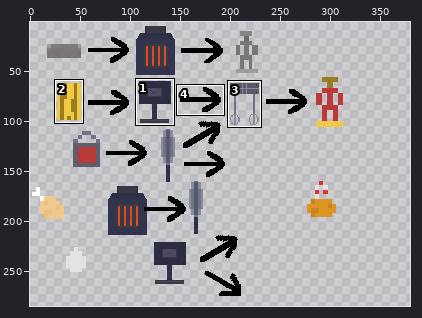
Edited in one commit: sprite sheet (android/assets/instructions.png). The picture above shows the old version from afar; the outline marks the close-up.
Close-up. Before the commit:
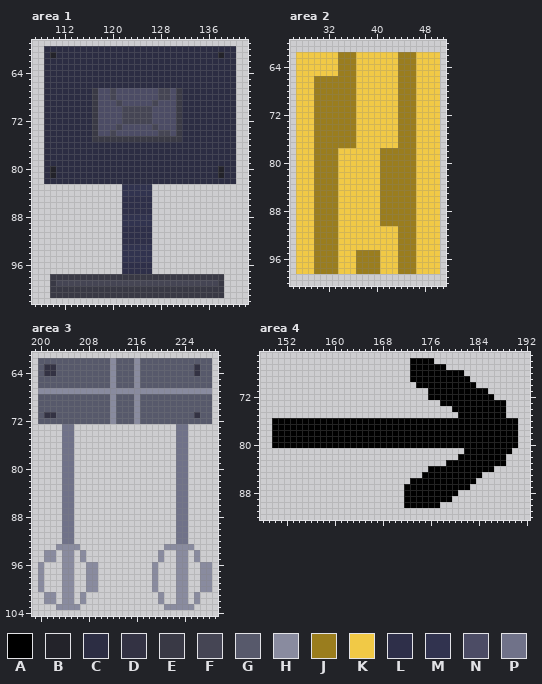
The file is 384x288 pixels. Colours within 5 levels of each other are drawn and written as one. Shown: area 1: x 107..142, y 59..102; area 2: x 26..51, y 60..100; area 3: x 199..229, y 61..104; area 4: x 148..192, y 65..92. The old version is drawn lined up with the new one. The wide view leaves out empty margins. The commit also changed other parts of the picture, which this record leaves out.
Palette (. is transparent): A #000000  B #23232a  C #2c2d43  D #333243  E #393945  F #454554  G #57596b  H #898b9f  J #9a7d1e  K #f1c946  L #2e2f49  M #31334f  N #4c4c65  P #707289
Pixels before, area 1, first column x 109:
 60 CCCCCCCCCCCCCCCCCCCCCCCCCCCCCCCC
 61 CBCCCCCCCCCCCCCCCCCCCCCCCCCCCBCC
 62 CCCCCCCCCCCCCCCCCCCCCCCCCCCCCCCC
 63 CCCCCCCCCCCCCCCCCCCCCCCCCCCCCCCC
 64 CCCCCCCCCCCCCCCCCCCCCCCCCCCCCCCC
 65 CCCCCCCCCCCCCCCCCCCCCCCCCCCCCCCC
 66 CCCCCCCCCCCCCCCCCCCCCCCCCCCCCCCC
 67 CCCCCCCCENNFNNNNNNNFFNECCCCCCCCC
 68 CCCCCCCCENNFNNNNNNNFFNECCCCCCCCC
 69 CCCCCCCCENNNFNNNNNFNNNECCCCCCCCC
 70 CCCCCCCCENNNNFFFFFNNNNECCCCCCCCC
 71 CCCCCCCCENNNNFFFFFNNNNECCCCCCCCC
 72 CCCCCCCCENNNNFFFFFNNNNECCCCCCCCC
 73 CCCCCCCCENNNFNNNNNFNNNECCCCCCCCC
 74 CCCCCCCCENNFNNNNNNNFFNECCCCCCCCC
 75 CCCCCCCCEEEEEEEEEEEEEEECCCCCCCCC
 76 CCCCCCCCCCCCCCCCCCCCCCCCCCCCCCCC
 77 CCCCCCCCCCCCCCCCCCCCCCCCCCCCCCCC
 78 CCCCCCCCCCCCCCCCCCCCCCCCCCCCCCCC
 79 CCCCCCCCCCCCCCCCCCCCCCCCCCCCCCCC
 80 CBCCCCCCCCCCCCCCCCCCCCCCCCCCCBCC
 81 CBCCCCCCCCCCCCCCCCCCCCCCCCCCCBCC
 82 CCCCCCCCCCCCCCCCCCCCCCCCCCCCCCCC
 83 .............MMMMM..............
 84 .............MMMMM..............
 85 .............LLLLL..............
 86 .............LLLLL..............
 87 .............LLLLL..............
 88 .............MMMMM..............
 89 .............MMMMM..............
 90 .............LLLLL..............
 91 .............LLLLL..............
 92 .............LLLLL..............
 93 .............MMMMM..............
 94 .............MMMMM..............
 95 .............MMMMM..............
 96 .............LLLLL..............
 97 .............LLLLL..............
 98 .EEEEEEEEEEEEEEEEEEEEEEEEEEEEE..
 99 .EFFFFFFFFFFFFFFFFFFFFFFFFFFFE..
100 .EEEEEEEEEEEEEEEEEEEEEEEEEEEEE..
101 .EEEEEEEEEEEEEEEEEEEEEEEEEEEEE..
Pixels before, area 2, first column x 27:
62 KKKKKKKJJJKKKKKKKJJJKKKK
63 KKKKKKKJJJKKKKKKKJJJKKKK
64 KKKKKKKJJJKKKKKKKJJJKKKK
65 KKKKKKKJJJKKKKKKKJJJKKKK
66 KKKJJJJJJJKKKKKKKJJJKKKK
67 KKKJJJJJJJKKKKKKKJJJKKKK
68 KKKJJJJJJJKKKKKKKJJJKKKK
69 KKKJJJJJJJKKKKKKKJJJKKKK
70 KKKJJJJJJJKKKKKKKJJJKKKK
71 KKKJJJJJJJKKKKKKKJJJKKKK
72 KKKJJJJJJJKKKKKKKJJJKKKK
73 KKKJJJJJJJKKKKKKKJJJKKKK
74 KKKJJJJJJJKKKKKKKJJJKKKK
75 KKKJJJJJJJKKKKKKKJJJKKKK
76 KKKJJJJJJJKKKKKKKJJJKKKK
77 KKKJJJJJJJKKKKKKKJJJKKKK
78 KKKJJJJKKKKKKKJJJJJJKKKK
79 KKKJJJJKKKKKKKJJJJJJKKKK
80 KKKJJJJKKKKKKKJJJJJJKKKK
81 KKKJJJJKKKKKKKJJJJJJKKKK
82 KKKJJJJKKKKKKKJJJJJJKKKK
83 KKKJJJJKKKKKKKJJJJJJKKKK
84 KKKJJJJKKKKKKKJJJJJJKKKK
85 KKKJJJJKKKKKKKJJJJJJKKKK
86 KKKJJJJKKKKKKKJJJJJJKKKK
87 KKKJJJJKKKKKKKJJJJJJKKKK
88 KKKJJJJKKKKKKKJJJJJJKKKK
89 KKKJJJJKKKKKKKJJJJJJKKKK
90 KKKJJJJKKKKKKKJJJJJJKKKK
91 KKKJJJJKKKKKKKKKKJJJKKKK
92 KKKJJJJKKKKKKKKKKJJJKKKK
93 KKKJJJJKKKKKKKKKKJJJKKKK
94 KKKJJJJKKKKKKKKKKJJJKKKK
95 KKKJJJJKKKJJJJKKKJJJKKKK
96 KKKJJJJKKKJJJJKKKJJJKKKK
97 KKKJJJJKKKJJJJKKKJJJKKKK
98 KKKJJJJKKKJJJJKKKJJJKKKK
Pixels before, area 3, first column x 200:
 62 GGGGGGGGGGGGHGGGHGGGGGGGGGGGG
 63 GDDGGGGGGGGGHGGGHGGGGGGGGGDGG
 64 GDDGGGGGGGGGHGGGHGGGGGGGGGDGG
 65 GGGGGGGGGGGGHGGGHGGGGGGGGGGGG
 66 GGGGGGGGGGGGHGGGHGGGGGGGGGGGG
 67 HHHHHHHHHHHHHHHHHHHHHHHHHHHHH
 68 GGGGGGGGGGGGHGGGHGGGGGGGGGGGG
 69 GGGGGGGGGGGGHGGGHGGGGGGGGGGGG
 70 GGGGGGGGGGGGHGGGHGGGGGGGGGGGG
 71 GDDGGGGGGGGGHGGGHGGGGGGGGGDGG
 72 GGGGGGGGGGGGHGGGHGGGGGGGGGGGG
 73 ....PP.................PP....
 74 ....PP.................PP....
 75 ....PP.................PP....
 76 ....PP.................PP....
 77 ....PP.................PP....
 78 ....PP.................PP....
 79 ....PP.................PP....
 80 ....PP.................PP....
 81 ....PP.................PP....
 82 ....PP.................PP....
 83 ....PP.................PP....
 84 ....PP.................PP....
 85 ....PP.................PP....
 86 ....PP.................PP....
 87 ....PP.................PP....
 88 ....PP.................PP....
 89 ....PP.................PP....
 90 ....PP.................PP....
 91 ....PP.................PP....
 92 ....PP.................PP....
 93 ...HHHH..............HHHHH...
 94 .HH.HH.H............H..HH.H..
 95 .HH.HH.H............H..HH.H..
 96 H...HH..HH.........H...HH..HH
 97 H...HH..HH.........H...HH..HH
 98 H...HH..HH.........H...HH..HH
 99 H...HH..HH.........H...HH..HH
100 H...HH..HH.........H...HH..HH
101 .HH.HH.H............H..HH.H..
102 .HH.HH.H............H..HH.H..
103 ...HHHH..............HHHHH...
Pixels before, area 4, first column x 150:
66 .......................AAAA..............
67 .......................AAAAAA............
68 .......................AAAAAAAAA.........
69 .......................AAAAAAAAAA........
70 ........................AAAAAAAAAA.......
71 ..........................AAAAAAAAAA.....
72 ..........................AAAAAAAAAAA....
73 ............................AAAAAAAAAAA..
74 ..............................AAAAAAAAA..
75 ...............................AAAAAAAA..
76 AAAAAAAAAAAAAAAAAAAAAAAAAAAAAAAAAAAAAAAAA
77 AAAAAAAAAAAAAAAAAAAAAAAAAAAAAAAAAAAAAAAAA
78 AAAAAAAAAAAAAAAAAAAAAAAAAAAAAAAAAAAAAAAAA
79 AAAAAAAAAAAAAAAAAAAAAAAAAAAAAAAAAAAAAAAAA
80 AAAAAAAAAAAAAAAAAAAAAAAAAAAAAAAAAAAAAAAAA
81 ................................AAAAAAAA.
82 ...............................AAAAAAAA..
83 .............................AAAAAAAAAA..
84 ..........................AAAAAAAAAAA....
85 .........................AAAAAAAAAA......
86 .......................AAAAAAAAAAA.......
87 ......................AAAAAAAAAAA........
88 ......................AAAAAAAAA..........
89 ......................AAAAAAAA...........
90 ......................AAAAAA.............
The same view after the edit:
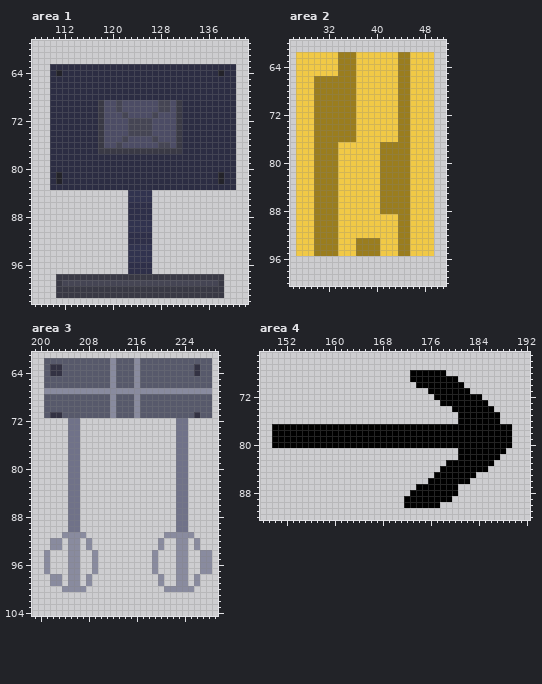
The exact change:
drawings rearranged on the sheet (the old picture shows each at its new place; 4 dropped ones are not shown)
Changed rows in their new state; - is an unchanged pixel.
Area 1:
first column x 109:
 60 ................................
 61 ................................
 62 ................................
 63 .-------------------------------
 64 .-B--------------------------B--
 65 .-------------------------------
 66 .-------------------------------
 67 .-------CCCCCCCCCCCCCCC---------
 68 .-------CCCCCCCCCCCCCCC---------
 69 .-------CE--------NFF-----------
 70 .-------CE--FNNNNN-FF-----------
 71 .-------CE----NNNNF-------------
 72 .-------CE---N------------------
 73 .-------CE--N-FFFFN-------------
 74 .-------CE-N--FFFF-NN-----------
 75 .-------C-NNNFNNNNFNNN----------
 76 .--------ENNFNNNNNNFFNE---------
 77 .--------EEEEEEEEEEEEEE---------
 78 .-------------------------------
 79 .-------------------------------
 80 .C---------------------------C--
 81 .CB-----------------------------
 82 .-B--------------------------B--
 83 -CCCCCCCCCCCCCCCCCCCCCCCCCCCCCCC
 84 -------------.------------------
 85 -------------.MMMM--------------
 86 -------------.------------------
 87 -------------.------------------
 88 -------------.LLLL--------------
 89 -------------.------------------
 90 -------------.MMMM--------------
 91 -------------.------------------
 92 -------------.------------------
 93 -------------.------------------
 94 -------------.------------------
 95 -------------.------------------
 96 -------------.------------------
 97 -------------.------------------
 98 -.------------------------------
 99 -.E-----------------------------
100 -.------------------------------
101 -.------------------------------
Area 2:
first column x 27:
 62 -------------------K---.
 63 -------------------K---.
 64 -------------------K---.
 65 -------------------K---.
 66 -------------------K---.
 67 -------------------K---.
 68 -------------------K---.
 69 -------------------K---.
 70 -------------------K---.
 71 -------------------K---.
 72 -------------------K---.
 73 -------------------K---.
 74 -------------------K---.
 75 -------------------K---.
 76 -------------------K---.
 77 -------KKK----JJJ--K---.
 78 -------------------K---.
 79 -------------------K---.
 80 -------------------K---.
 81 -------------------K---.
 82 -------------------K---.
 83 -------------------K---.
 84 -------------------K---.
 85 -------------------K---.
 86 -------------------K---.
 87 -------------------K---.
 88 -------------------K---.
 89 --------------KKK--K---.
 90 --------------KKK--K---.
 91 -------------------K---.
 92 -------------------K---.
 93 ----------JJJJ-----K---.
 94 ----------JJJJ-----K---.
 95 -------------------K---.
 96 ........................
 97 ........................
 98 ........................
Area 3:
first column x 200:
 62 .----------------------------
 63 .G-D-------------------------
 64 .G-D-------------------------
 65 .----------------------------
 66 .----------------------------
 67 .----------------------------
 68 .----------------------------
 69 .----------------------------
 70 .----------------------------
 71 .G-D-------------------------
 72 .....PP................PP....
 73 ----.-P----------------------
 74 ----.-P----------------------
 75 ----.-P----------------------
 76 ----.-P----------------------
 77 ----.-P----------------------
 78 ----.-P----------------------
 79 ----.-P----------------------
 80 ----.-P----------------------
 81 ----.-P----------------------
 82 ----.-P----------------------
 83 ----.-P----------------------
 84 ----.-P----------------------
 85 ----.-P----------------------
 86 ----.-P----------------------
 87 ----.-P----------------------
 88 ----.-P----------------------
 89 ----.-P----------------------
 90 ----.-P----------------------
 91 ----HHHH-------------HHHHH---
 92 --HH.HH-H-----------H--HH-H--
 93 --H-.---H-----------H..--.H--
 94 --.-.-H.-H---------H.-----.HH
 95 --.-.-H.-H---------H.-----.HH
 96 .H--.-H-.--------------------
 97 .H--.-H-.--------------------
 98 .-HH.-H--.---------.H-----H..
 99 .-HH.-H--.---------.H-----H..
100 .-----HH..---------.-HH--H-..
101 -..-..-.------------.--..-.--
102 -..-..-.------------.--..-.--
103 ---....--------------.....---
Area 4:
first column x 150:
66 -----------------------....--------------
67 -----------------------......------------
68 -----------------------------...---------
69 -------------------------------..--------
70 --------------------------------..-------
71 ---------------------------------...-----
72 --------------------------.--------..----
73 ------------------------------------...--
74 -------------------------------------..--
75 --------------------------------------.--
76 ...............................-------...
77 ----------------------------------------.
78 ----------------------------------------.
79 ----------------------------------------.
80 ----------------------------------------.
81 -------------------------------A-------.-
82 --------------------------------------.--
83 -------------------------------------..--
84 --------------------------..--------.----
85 -------------------------..-------.------
86 -----------------------...-------.-------
87 ----------------------..-------..--------
88 ----------------------.------------------
